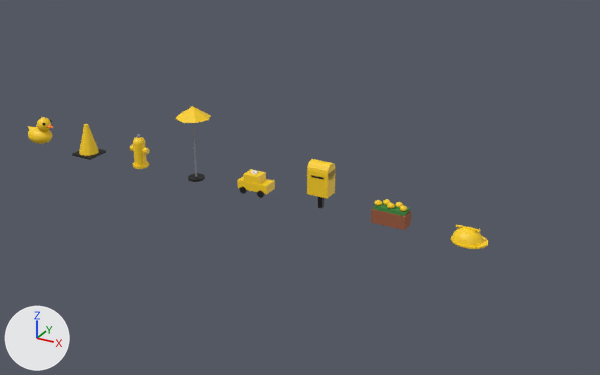
Renders of the Blender file blender/props.blend from each side of a commit.
The view is the same before and after, from a 50 mm lens placed at (9.57, -8.87, 4.65), pointed at (4.61, 0.14, 0.15). Arrows for +X, +Y and +Z are at lower left; the lights stay in place. The older version comes first.

Names of what the first picture shows: 'Leurre_BoiteAuxLettres', 'Leurre_BorneIncendie', 'Leurre_CasqueChantier', 'Leurre_Jardiniere', 'Leurre_Parasol', 'Leurre_Plot', 'Leurre_Taxi' and 1 more.
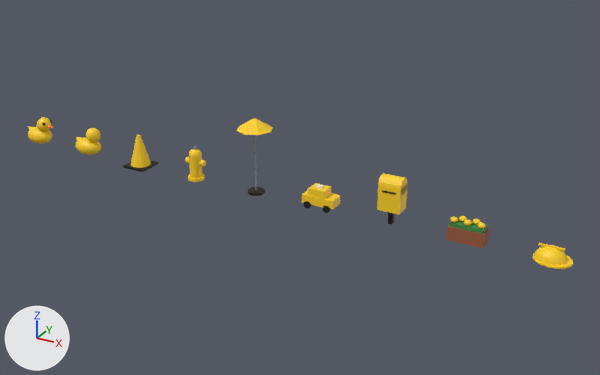
Pixel boxes [x1, y1, x2, y2] of what changed, in the pictures (600 x 375 px):
'Leurre_BoiteAuxLettres', moved: before [307, 159, 335, 208]; after [377, 173, 407, 224]
'Leurre_Jardiniere', moved: before [371, 199, 412, 230]; after [446, 216, 489, 248]
'Leurre_Taxi', moved: before [237, 169, 275, 198]; after [302, 183, 340, 213]
'Leurre_CasqueChantier', moved: before [451, 224, 488, 249]; after [533, 243, 573, 269]
'Leurre_Parasol', moved: before [175, 106, 211, 182]; after [237, 118, 273, 196]
'Leurre_Plot', moved: before [72, 124, 106, 160]; after [123, 135, 158, 172]
'Leurre_BorneIncendie', moved: before [130, 134, 150, 169]; after [185, 146, 206, 182]
'Canard_Loin', added (yellow): after [76, 128, 101, 155]

The change, as a diff of the scene's bpy script:
```diff
--- a/blender/props.blend.py
+++ b/blender/props.blend.py
@@ me_canard_loin @@
+me_canard_loin.from_pydata(...)  # 245 vertices, 273 faces; spans x -0.242..0.23, y -0.16..0.16, z 0.0..0.44
+me_canard_loin.materials.append(mat_mat_jaune)  # yellow #ffd21e
@@ ob_leurre_plot @@
 ob_leurre_plot = bpy.data.objects.new('Leurre_Plot', me_leurre_plot)
-ob_leurre_plot.location = (1.0, 0.0, 0.0)
+ob_leurre_plot.location = (2.0, 0.0, 0.0)
@@ ob_leurre_borneincendie @@
 ob_leurre_borneincendie = bpy.data.objects.new('Leurre_BorneIncendie', me_leurre_borneincendie)
-ob_leurre_borneincendie.location = (2.0, 0.0, 0.0)
+ob_leurre_borneincendie.location = (3.0, 0.0, 0.0)
@@ ob_leurre_parasol @@
 ob_leurre_parasol = bpy.data.objects.new('Leurre_Parasol', me_leurre_parasol)
-ob_leurre_parasol.location = (3.0, 0.0, 0.0)
+ob_leurre_parasol.location = (4.0, 0.0, 0.0)
@@ ob_leurre_taxi @@
 ob_leurre_taxi = bpy.data.objects.new('Leurre_Taxi', me_leurre_taxi)
-ob_leurre_taxi.location = (4.0, 0.0, 0.0)
+ob_leurre_taxi.location = (5.0, 0.0, 0.0)
@@ ob_leurre_boiteauxlettres @@
 ob_leurre_boiteauxlettres = bpy.data.objects.new('Leurre_BoiteAuxLettres', me_leurre_boiteauxlettres)
-ob_leurre_boiteauxlettres.location = (5.0, 0.0, 0.0)
+ob_leurre_boiteauxlettres.location = (6.0, 0.0, 0.0)
@@ ob_leurre_jardiniere @@
 ob_leurre_jardiniere = bpy.data.objects.new('Leurre_Jardiniere', me_leurre_jardiniere)
-ob_leurre_jardiniere.location = (6.0, 0.0, 0.0)
+ob_leurre_jardiniere.location = (7.0, 0.0, 0.0)
@@ ob_leurre_casquechantier @@
 ob_leurre_casquechantier = bpy.data.objects.new('Leurre_CasqueChantier', me_leurre_casquechantier)
-ob_leurre_casquechantier.location = (7.0, 0.0, 0.0)
+ob_leurre_casquechantier.location = (8.0, 0.0, 0.0)
@@ ob_canard_loin @@
+ob_canard_loin = bpy.data.objects.new('Canard_Loin', me_canard_loin)
+ob_canard_loin.location = (1.0, 0.0, 0.0)
```
